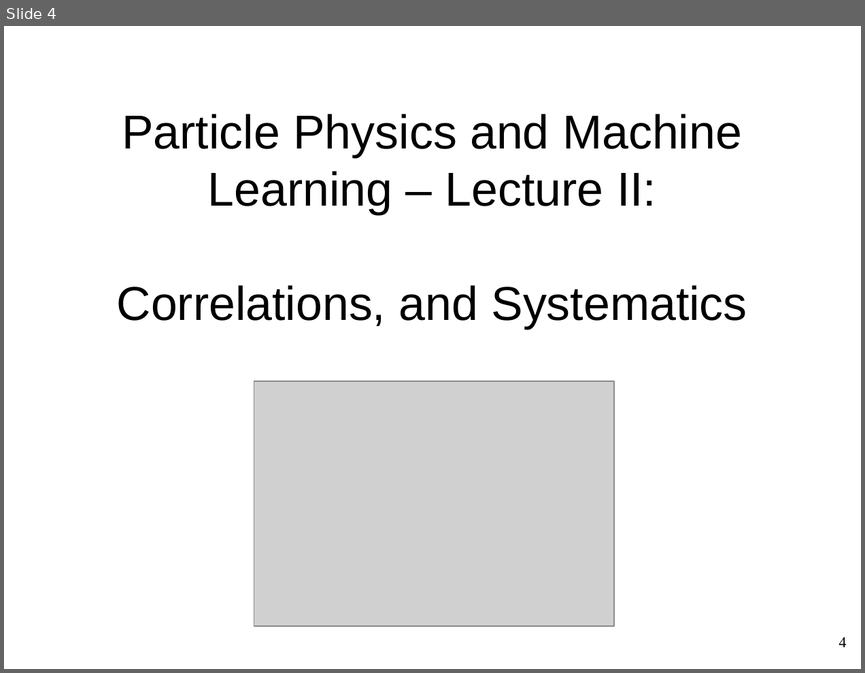
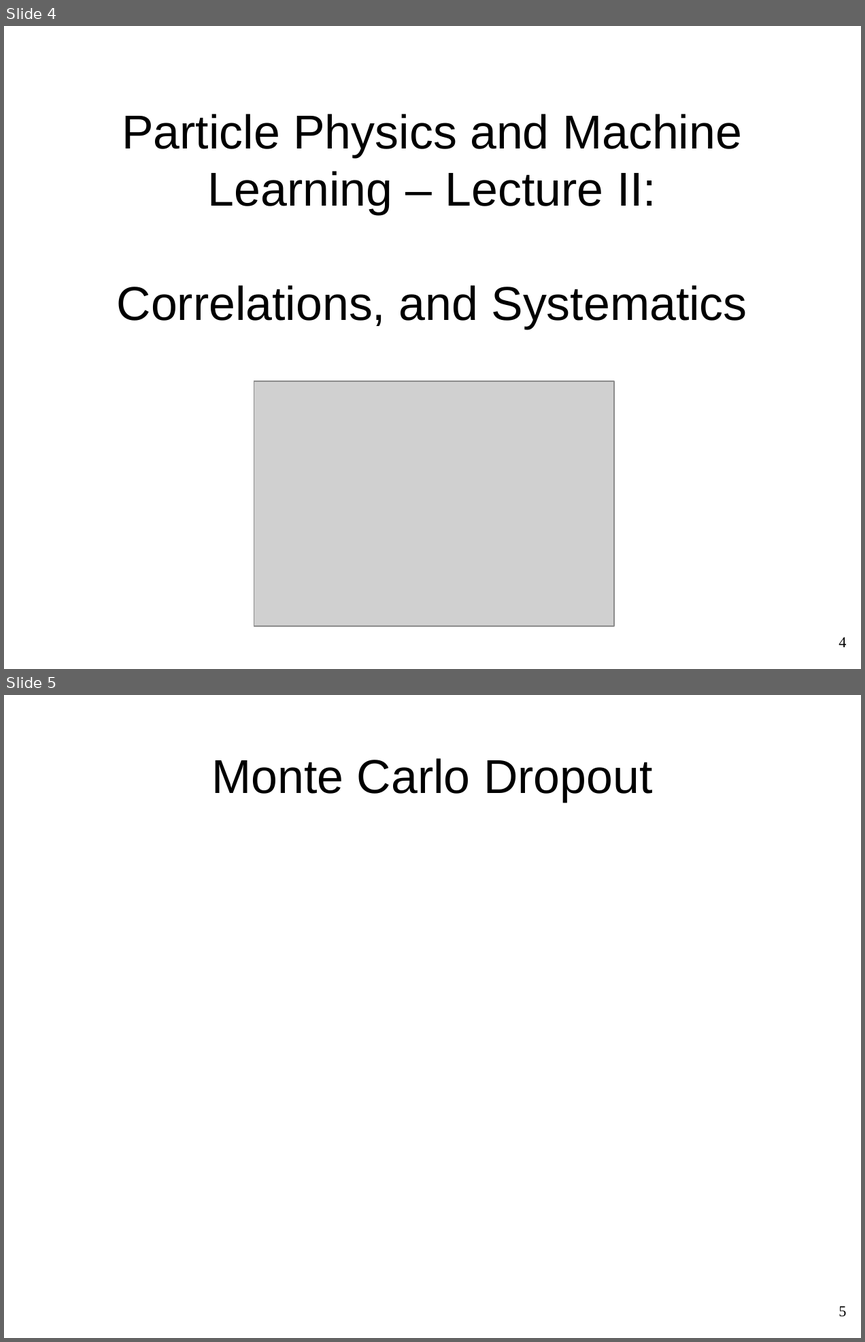
Before and after one commit to WolfgangWaltenberger/winterschool, a slide deck: systematics.odp. Shown one above the other, each under a label of ours: slide 4 before the commit, slides 4 and 5 after it. The pictures are 865x673 and 865x1342 pixels, drawn with LibreOffice and Linux fonts; fonts in the diff are those of the drawing; grey boxes stand for pictures. Boxes give left, top, right and bottom in pixels: in the first picture for what was removed or moved away, otherwise in the second. Text is boxed around its words. In the diff, an @@ line names an element or a change of style, - is before the commit and + after.

Commit message:
sunday

```diff
--- a/systematics.odp
+++ b/systematics.odp
@@ slide 5 added at bbox=[4, 695, 861, 1338], background #FFFFFF @@
@@ title added at bbox=[211, 758, 652, 802], 44 pt, text #000000 @@
+Monte Carlo Dropout
@@ page number added at bbox=[838, 1306, 846, 1317], 14 pt, text #000000 @@
+5
```
